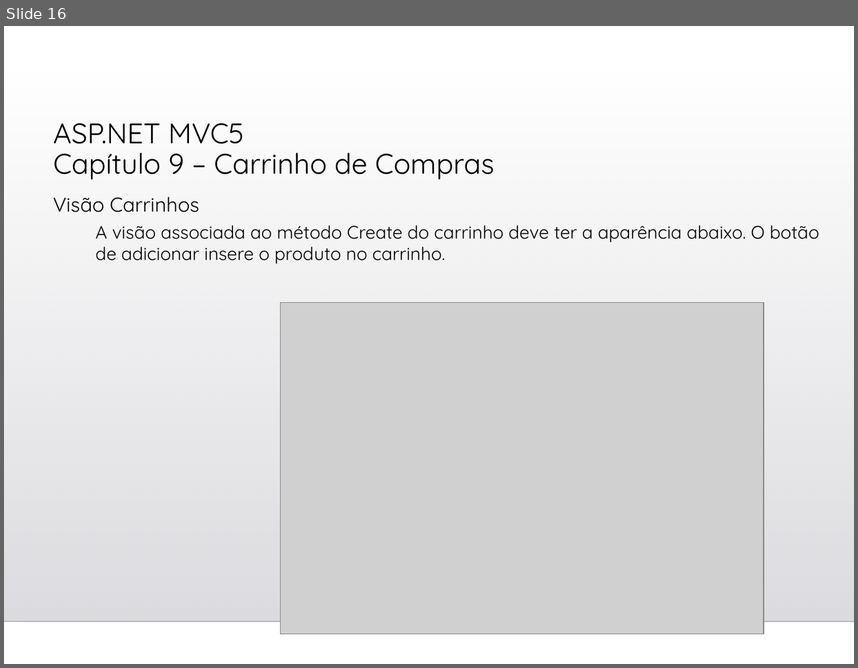
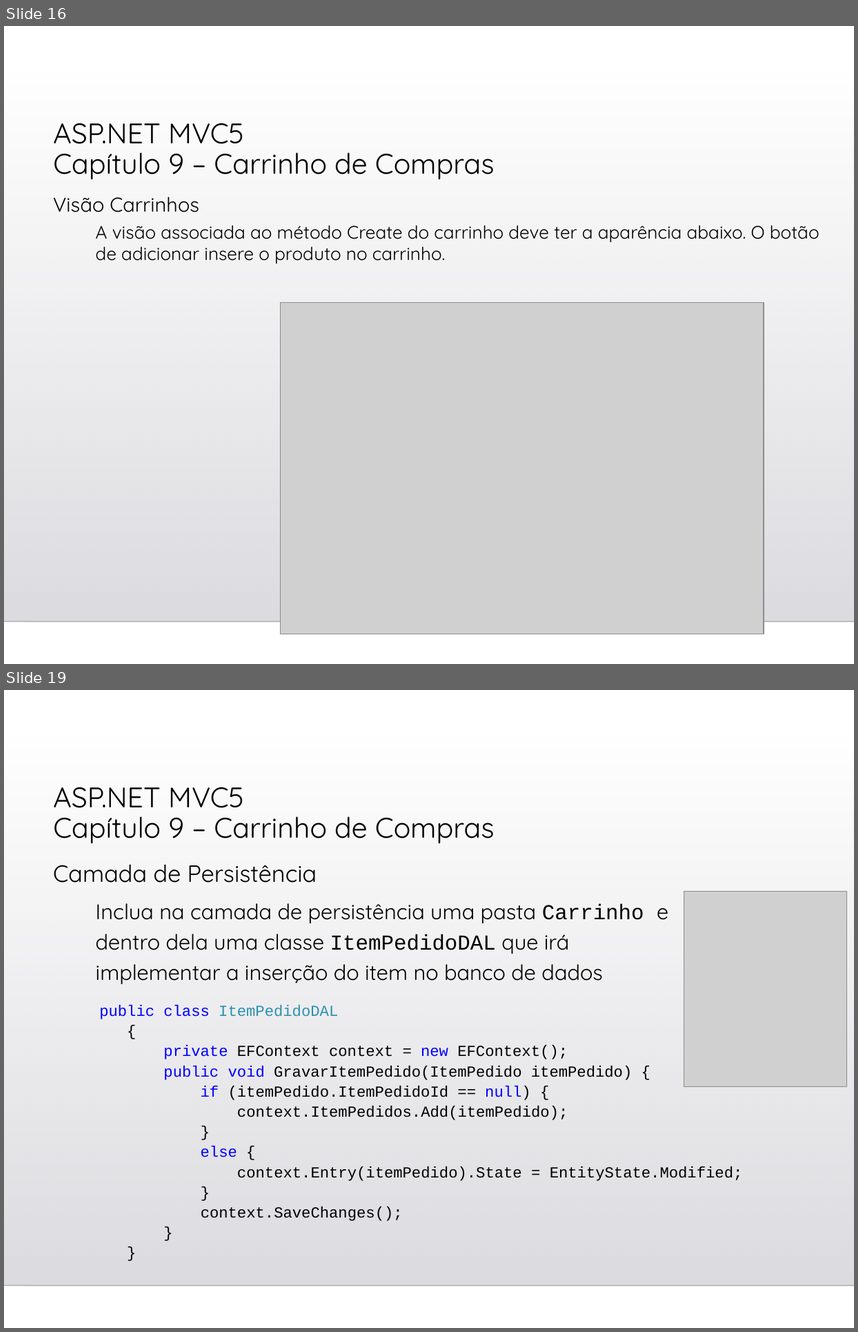
Before and after one commit to gasilvabr/ProjetoWeb2023, a slide deck: Cap09-Carrinho de Compras.ppt. Shown one above the other, each under a label of ours: slide 16 before the commit, slides 16 and 19 after it; the slides between them are not shown. The pictures are 858x668 and 858x1332 pixels, drawn with LibreOffice and Linux fonts; fonts in the diff are those of the drawing; grey boxes stand for pictures; background and template pictures are left out. Boxes give left, top, right and bottom in pixels: in the first picture for what was removed or moved away, otherwise in the second. Text is boxed around its words. In the diff, an @@ line names an element or a change of style, - is before the commit and + after.

```diff
--- a/Cap09-Carrinho de Compras.ppt
+++ b/Cap09-Carrinho de Compras.ppt
@@ slide 19 added at (x1=4, y1=690, x2=854, y2=1328), background picture (left out); not listed: 2 template elements that a slide beside it also shows @@
@@ title added at (x1=53, y1=787, x2=495, y2=843), 24 pt, text #000000 @@
+ASP.NET MVC5
+Capítulo 9 – Carrinho de Compras
@@ text added at (x1=53, y1=864, x2=668, y2=984), 18 pt, text #000000 @@
+Camada de Persistência
+  Inclua na camada de persistência uma pasta Carrinho e dentro dela uma classe ItemPedidoDAL que irá implementar a inserção do item no banco de dados
@@ picture added at (x1=684, y1=891, x2=847, y2=1086) @@
@@ text added at (x1=99, y1=1005, x2=743, y2=1221), 12.9 pt, text #000000 @@
+public class ItemPedidoDAL
+{
+private EFContext context = new EFContext();
+public void GravarItemPedido(ItemPedido itemPedido) {
+if (itemPedido.ItemPedidoId == null) {
+context.ItemPedidos.Add(itemPedido);
+}
+else {
+context.Entry(itemPedido).State = EntityState.Modified;
+}
+context.SaveChanges();
+}
+}
```
Also in this commit, not shown: 8 other slides added, 2 other files.
